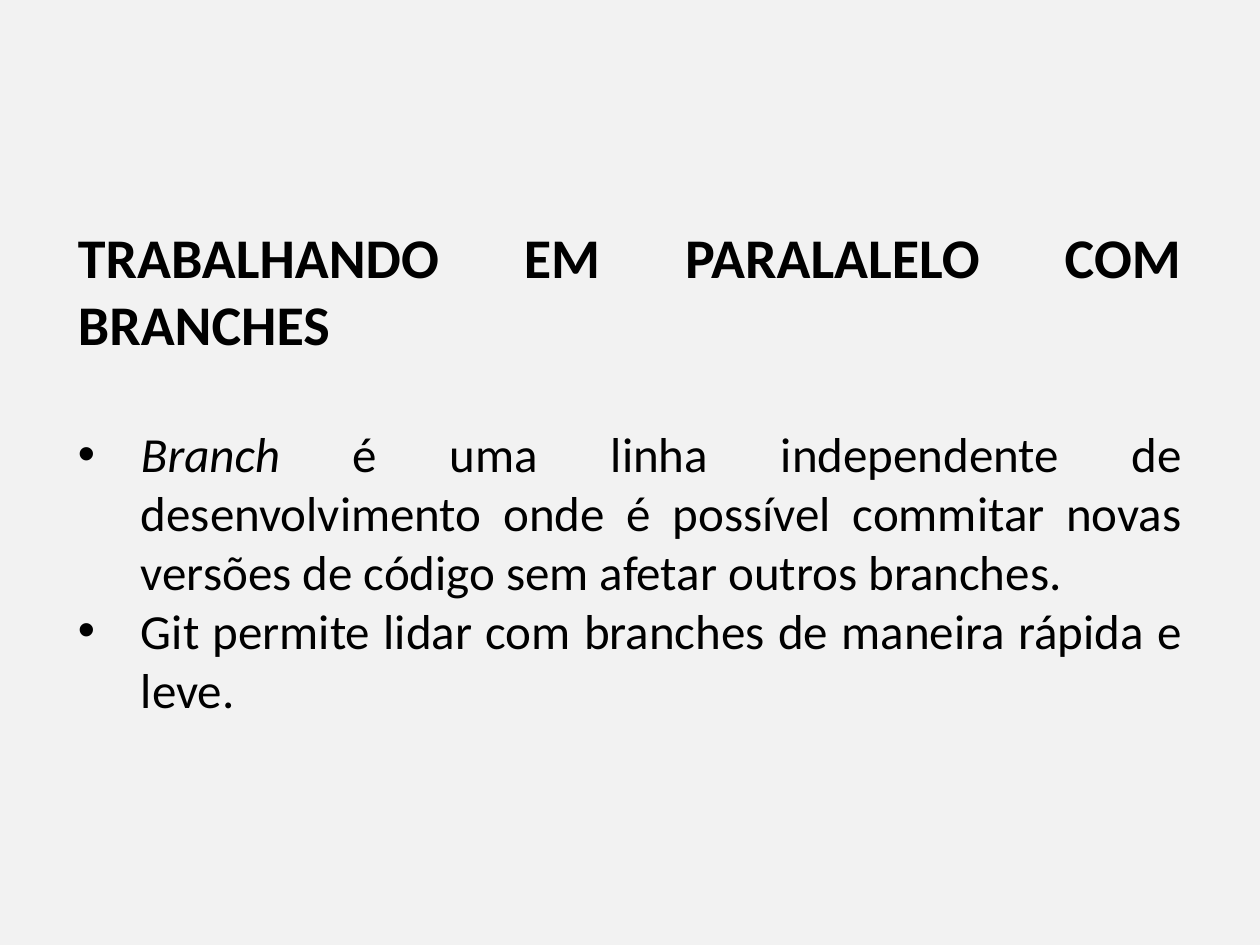
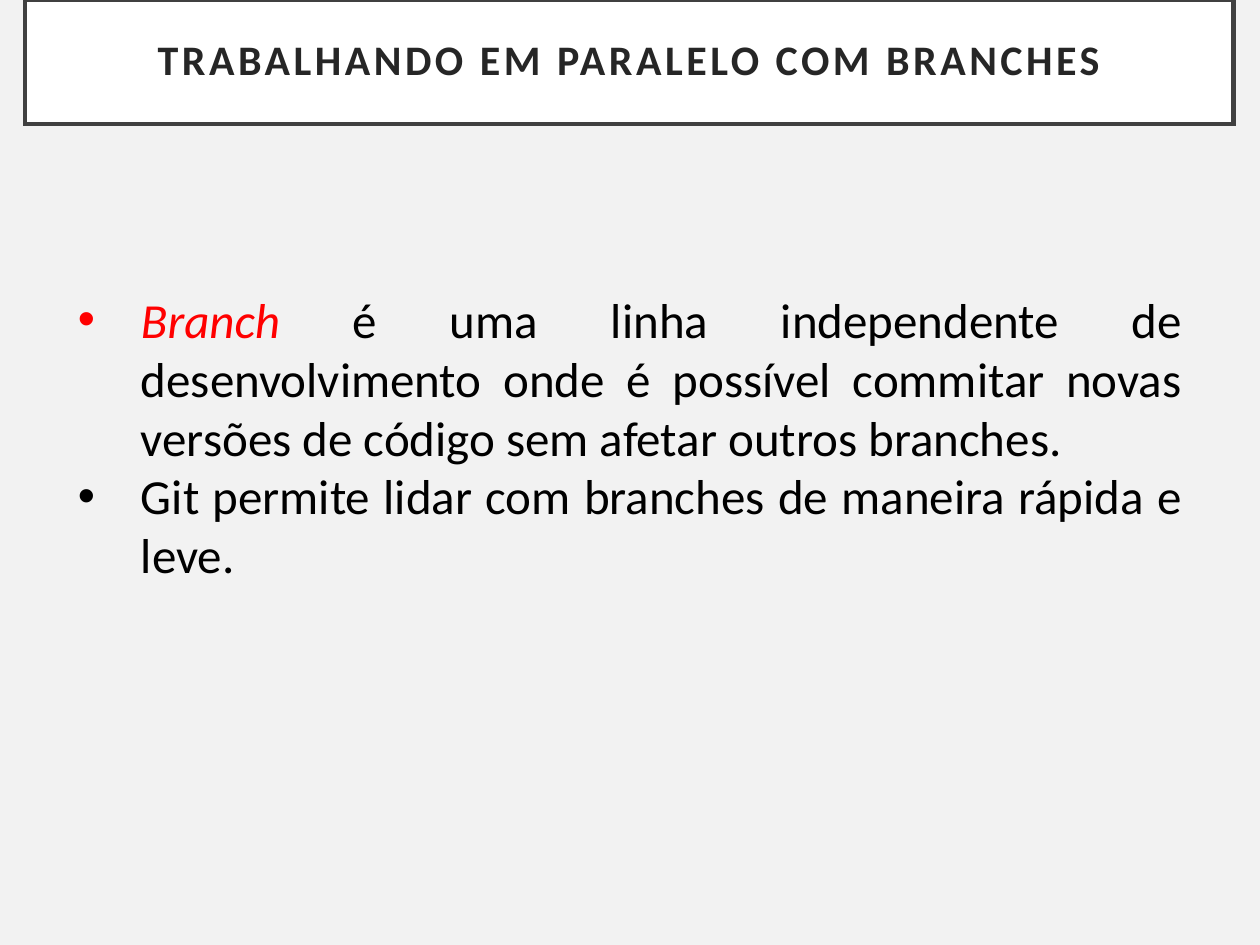
Before and after one commit to Paulo-UNIRON/aula_git_2020.2, a slide deck: slide 3 of Controlando versões com Git e Github - Capítulo VI.pptx. Drawn at 1260x945 pixels with LibreOffice and Linux fonts; fonts in the diff are those of the drawing. Boxes give left, top, right and bottom in pixels: in the first picture for what was removed or moved away, otherwise in the second. Text is boxed around its words. In the diff, an @@ line names an element or a change of style, - is before the commit and + after.

```diff
--- a/Controlando versões com Git e Github - Capítulo VI.pptx
+++ b/Controlando versões com Git e Github - Capítulo VI.pptx
@@ rectangle added at (25,0,1234,125), fill #FFFFFF, outline #404040 2.5 pt, 24 pt, text #262626, bold @@
+TRABALHANDO EM PARALELO COM BRANCHES
@@ text at (78,241,1181,279): paragraph removed @@
-TRABALHANDO EM PARALALELO COM BRANCHES
@@ text at (141,304,1182,465): text colour #000000 to #FF0000 in "Branch" @@
```
Also in this commit, not shown: 6 other slides changed, 3 slides added, 115 slides removed, 1 other file.
